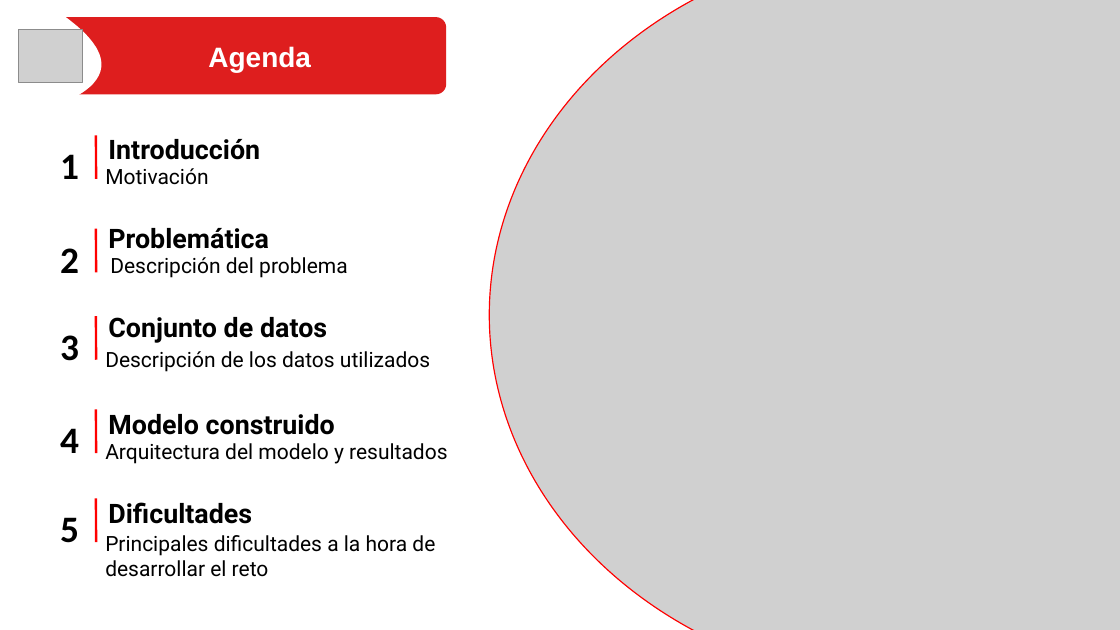
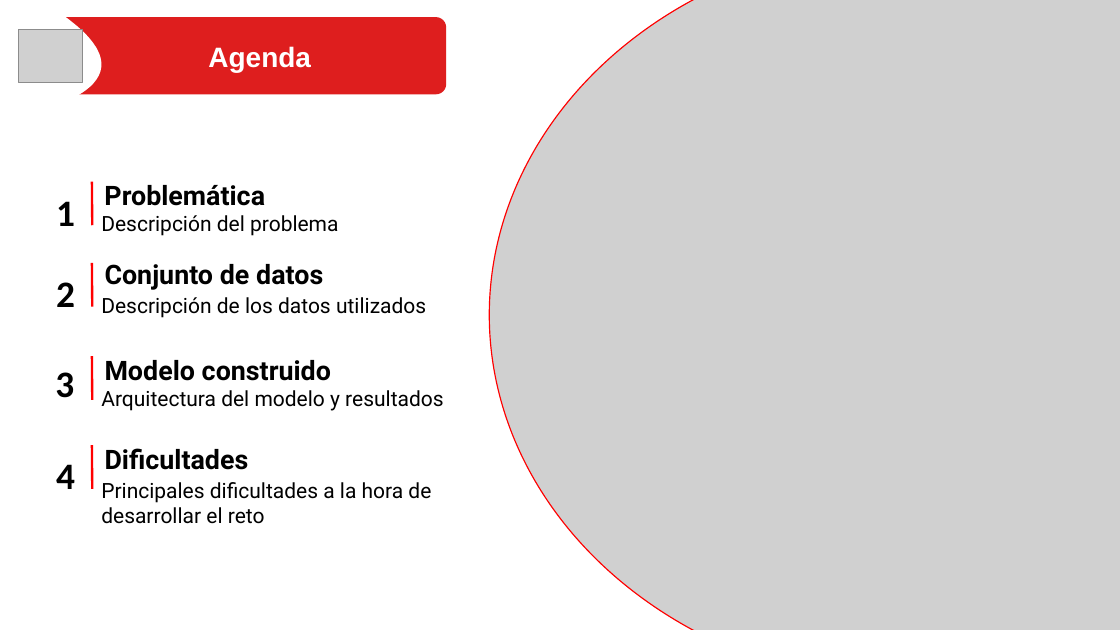
Before and after one commit to dfbaron/PruebaTecnicaDavivienda-DanielBaron, a slide deck: slide 14 of Prueba Científico de Datos.pptx (slide 8 before the commit). Drawn at 1120x630 pixels with LibreOffice and Linux fonts; fonts in the diff are those of the drawing; grey boxes stand for pictures. Boxes give left, top, right and bottom in pixels: in the first picture for what was removed or moved away, otherwise in the second. Text is boxed around its words. In the diff, an @@ line names an element or a change of style, - is before the commit and + after.

```diff
--- a/Prueba Científico de Datos.pptx
+++ b/Prueba Científico de Datos.pptx
@@ text removed at (108,139,260,160) @@
-Introducción
@@ text "Problemática": place and size @@
-text "Problemática" at (108,228,269,249)
+text "Problemática" at (104,185,265,206)
@@ text removed at (105,168,208,185) @@
-Motivación
@@ text "1": place and size @@
-text "1" at (60,154,79,179)
+text "1" at (56,201,75,226)
@@ line moved from (96, 179) - (96, 135) to (92, 225) - (92, 181) @@
@@ text "Descripción del problema": place and size @@
-text "Descripción del problema" at (110,257,347,278)
+text "Descripción del problema" at (101,215,338,236)
@@ line removed from (96, 272) to (96, 229) @@
@@ 6 texts, 3 lines: place and size @@
-6 texts, 3 lines at (96,316,447,577)
+6 texts, 3 lines at (92,263,443,524)
@@ 3 texts: place and size @@
-3 texts at (60,248,79,453)
+3 texts at (55,282,75,489)
@@ text removed at (60,517,79,543) @@
-5
```
Also in this commit, not shown: 10 other slides changed, 19 slides added, 7 other files.
